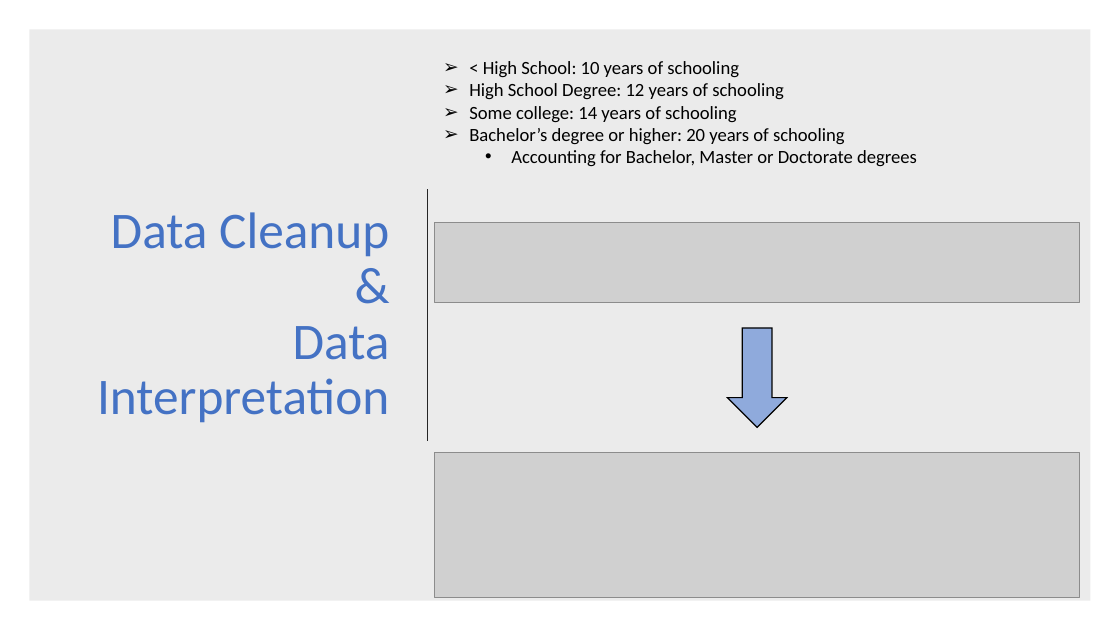
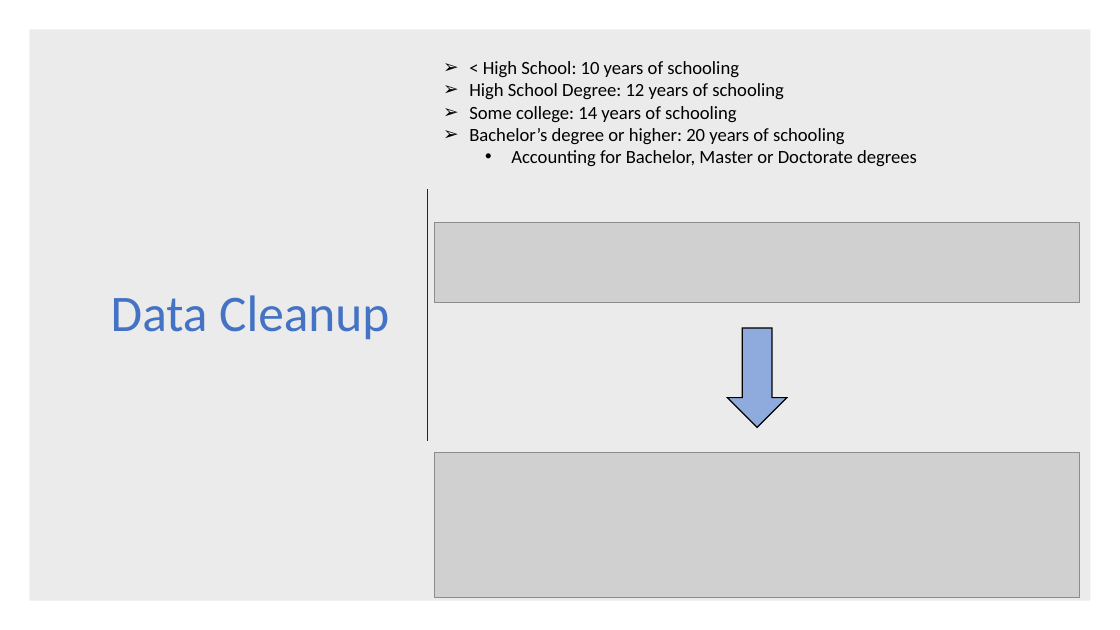
Before and after one commit to coreykretzmer9/CVD_Final_Project, a slide deck: slide 7 of First Project Data and Code/Cardiovascular Mortality Presentation CJK edits.pptx. Drawn at 1120x630 pixels with LibreOffice and Linux fonts; fonts in the diff are those of the drawing; grey boxes stand for pictures. Boxes give left, top, right and bottom in pixels: in the first picture for what was removed or moved away, otherwise in the second. Text is boxed around its words. In the diff, an @@ line names an element or a change of style, - is before the commit and + after.

```diff
--- a/First Project Data and Code/Cardiovascular Mortality Presentation CJK edits.pptx
+++ b/First Project Data and Code/Cardiovascular Mortality Presentation CJK edits.pptx
@@ title at (111, 295, 389, 340): text changed @@
-Data Cleanup &
-Data Interpretation
+Data Cleanup
```
Also in this commit, not shown: 2 other slides changed, 2 other files.
